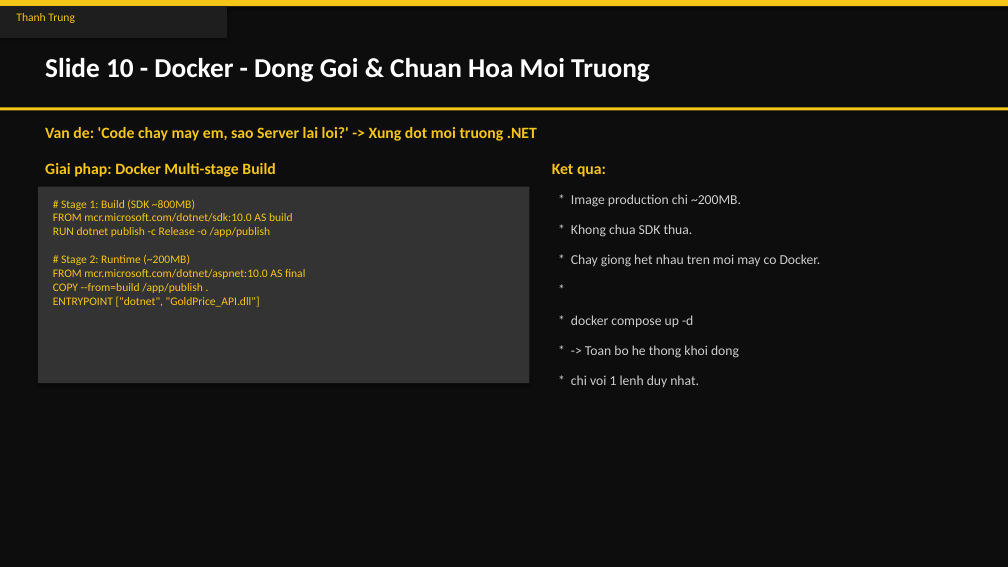
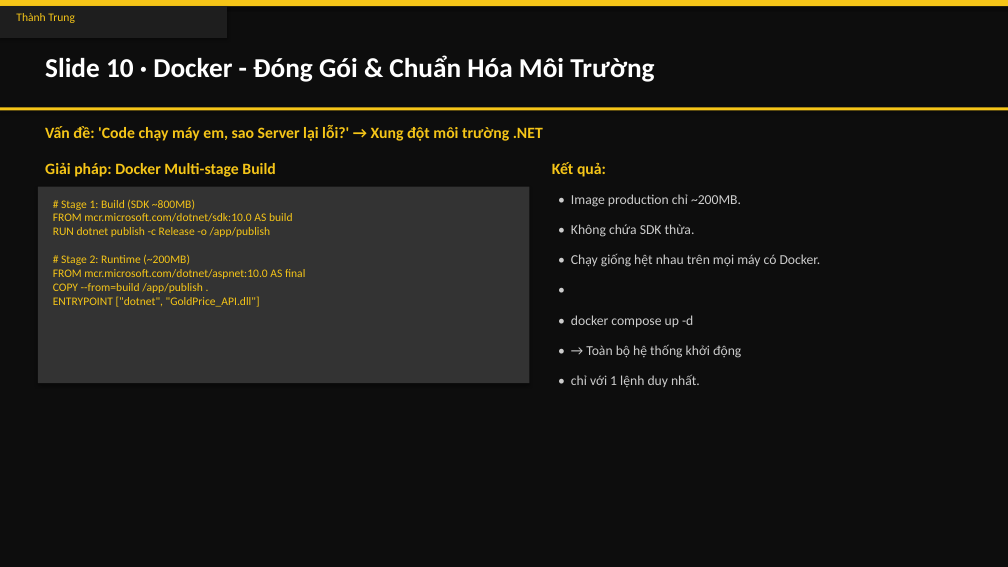
Before and after one commit to ThanhTrunggDEV/Group3, a slide deck: slide 11 of X-AURUM_Presentation.pptx. Drawn at 1008x567 pixels with LibreOffice and Linux fonts; fonts in the diff are those of the drawing. Boxes give left, top, right and bottom in pixels: in the first picture for what was removed or moved away, otherwise in the second. Text is boxed around its words. In the diff, an @@ line names an element or a change of style, - is before the commit and + after.

```diff
--- a/X-AURUM_Presentation.pptx
+++ b/X-AURUM_Presentation.pptx
@@ text at box(45, 55, 654, 82): text changed @@
-Slide 10 - Docker - Dong Goi & Chuan Hoa Moi Truong
+Slide 10 · Docker - Đóng Gói & Chuẩn Hóa Môi Trường
@@ text at box(45, 125, 543, 141): text changed @@
-Van de: 'Code chay may em, sao Server lai loi?' -> Xung dot moi truong .NET
+Vấn đề: 'Code chạy máy em, sao Server lại lỗi?' → Xung đột môi trường .NET
@@ text at box(45, 163, 275, 177): text changed @@
-Giai phap: Docker Multi-stage Build
+Giải pháp: Docker Multi-stage Build
@@ text at box(552, 162, 606, 177): text changed @@
-Ket qua:
+Kết quả:
@@ text at box(571, 224, 695, 237): text changed @@
-* Khong chua SDK thua.
+• Không chứa SDK thừa.
@@ text at box(571, 254, 821, 267): text changed @@
-* Chay giong het nhau tren moi may co Docker.
+• Chạy giống hệt nhau trên mọi máy có Docker.
@@ text at box(544, 278, 975, 308): text changed @@
-*
+•
@@ text at box(586, 344, 741, 358): text changed @@
-* -> Toan bo he thong khoi dong
+• → Toàn bộ hệ thống khởi động
@@ text at box(571, 374, 700, 387): text changed @@
-* chi voi 1 lenh duy nhat.
+• chỉ với 1 lệnh duy nhất.
```
Also in this commit, not shown: 13 other slides changed, 1 other file.
